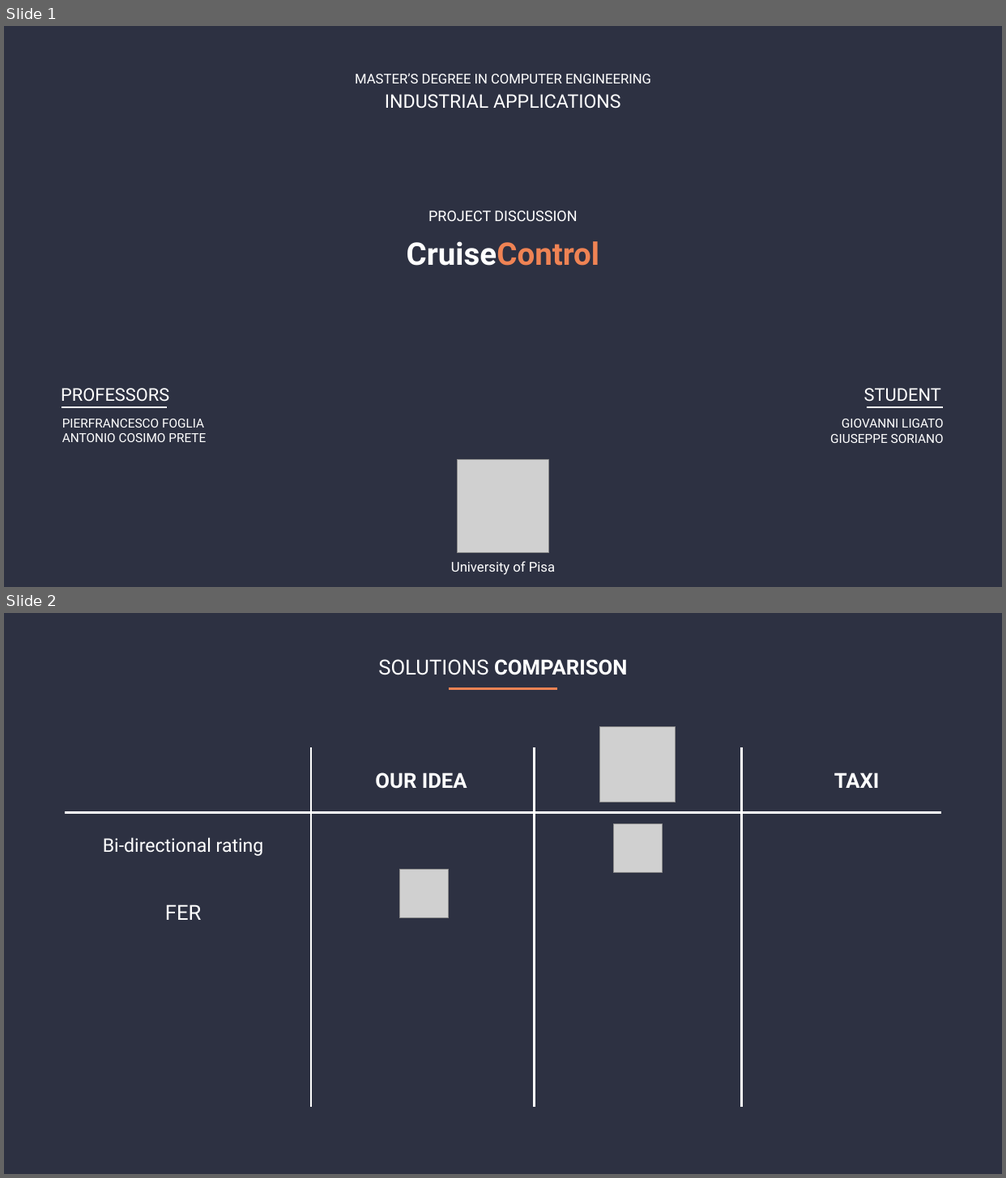
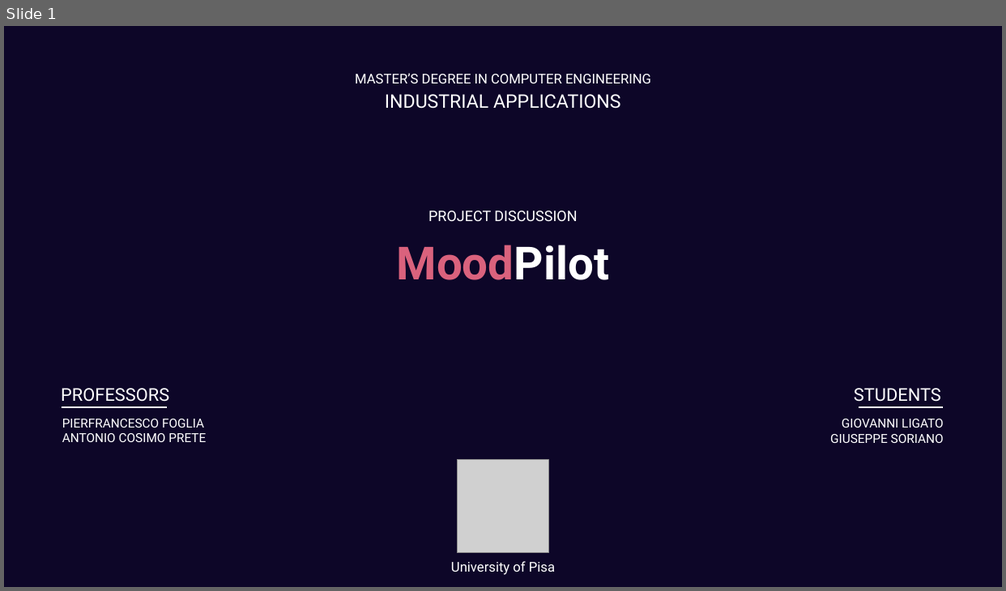
Before and after one commit to GiuseppeSoriano/MoodPilot, a slide deck: Idea/Idea_Presentation.pptx. Shown one above the other, each under a label of ours: slides 1 and 2 before the commit, slide 1 after it. The pictures are 1006x1178 and 1006x591 pixels, drawn with LibreOffice and Linux fonts; fonts in the diff are those of the drawing; grey boxes stand for pictures. Boxes give left, top, right and bottom in pixels: in the first picture for what was removed or moved away, otherwise in the second. Text is boxed around its words. In the diff, an @@ line names an element or a change of style, - is before the commit and + after.

```diff
--- a/Idea/Idea_Presentation.pptx
+++ b/Idea/Idea_Presentation.pptx
@@ slide 2 removed at box(4, 613, 1002, 1174), background #2D3142 @@
@@ text removed at box(378, 659, 627, 675) @@
-SOLUTIONS COMPARISON
@@ line removed from (449, 688) to (558, 688) @@
@@ picture removed at box(600, 726, 675, 803) @@
@@ line removed from (311, 1107) to (311, 747) @@
@@ line removed from (534, 1107) to (534, 747) @@
@@ line removed from (741, 1107) to (741, 747) @@
@@ text removed at box(375, 773, 467, 789) @@
-OUR IDEA
@@ text removed at box(834, 773, 880, 788) @@
-TAXI
@@ line removed from (65, 813) to (941, 813) @@
@@ picture removed at box(613, 824, 662, 873) @@
@@ text removed at box(103, 837, 264, 856) @@
-Bi-directional rating
@@ picture removed at box(400, 869, 449, 918) @@
@@ text removed at box(165, 905, 202, 920) @@
-FER
@@ slide 1 changed as well @@
@@ background #2D3142 to #0D0628 @@
@@ text at box(397, 245, 610, 280): text changed; size 30 to 44 pt; text colour #EF8354 to #FFFFFF @@
-CruiseControl
+MoodPilot
@@ text at box(854, 388, 941, 402): text changed @@
-STUDENT
+STUDENTS
@@ line moved from (867, 408) - (944, 408) to (859, 408) - (944, 408) @@
```
Also in this commit, not shown: 3 slides added, 7 other files.
